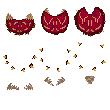
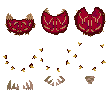
Comparing the layer stacks of the two 110px x 110px images. Changes:
added layer "челюсти" (1st of 2) above "челюсти" over (x1=7, y1=76, x2=62, y2=89)
hid "челюсти" (2nd of 2) over (x1=7, y1=76, x2=62, y2=89)
